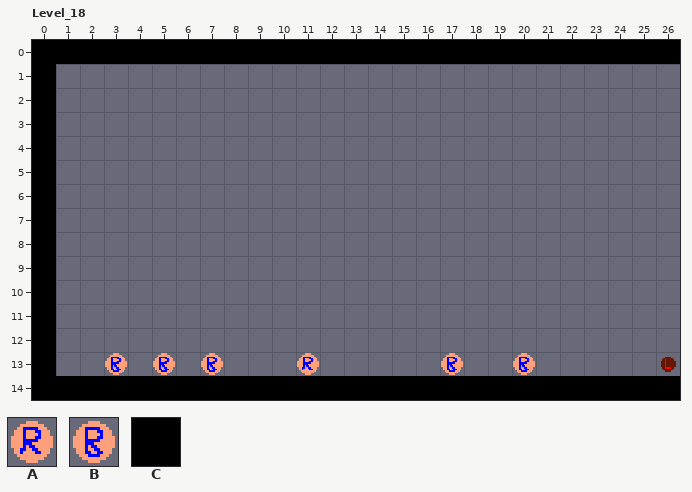
One commit to this LDtk project: Assets/Game/World/LDtk/Waterfall.ldtk. That is the earlier state.
Cells are 16x16 px. Shown: Level_18 x 0..26, y 0..14. The commit also changed other parts of the map, which this record leaves out.
Key: from "Entities": A 19, B 20; from "Ground": C 0.
_ is an empty cell.
Layers that did not change in this view are not listed.
Layer "Ground" before, first column x 0:
 0 CCCCCCCCCCCCCCCCCCCCCCCCCCC
 1 C__________________________
 2 C__________________________
 3 C__________________________
 4 C__________________________
 5 C__________________________
 6 C__________________________
 7 C__________________________
 8 C__________________________
 9 C__________________________
10 C__________________________
11 C__________________________
12 C__________________________
13 C__________________________
14 CCCCCCCCCCCCCCCCCCCCCCCCCCC
Layer "Entities" before, first column x 0:
 0 ___________________________
 1 ___________________________
 2 ___________________________
 3 ___________________________
 4 ___________________________
 5 ___________________________
 6 ___________________________
 7 ___________________________
 8 ___________________________
 9 ___________________________
10 ___________________________
11 ___________________________
12 ___________________________
13 ___B_B_B___A_____B__B______
14 ___________________________
After the commit:
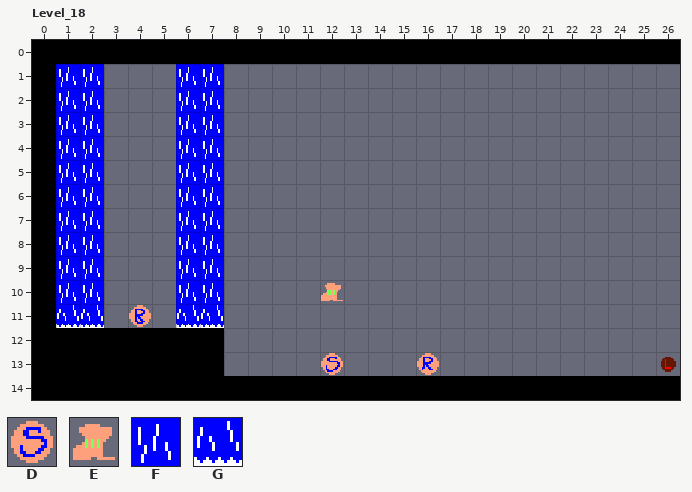
Further tiles: from "Entities": D 18, E 41; from "Water": F 1, G 3.
Edits made:
Layer "Ground":
y 12..13: x 1..7 _______ -> CCCCCCC
Layer "Water":
y 1..10: x 1..2 __ -> FF; x 6..7 __ -> FF
y 11: x 1..2 __ -> GG; x 6..7 __ -> GG
Layer "Entities":
y 10: x 12 _ -> E
y 11: x 4 _ -> B
y 13: x 3 B -> _; x 5 B -> _; x 7 B -> _; x 11..12 A_ -> _D; x 16..17 _B -> A_; x 20 B -> _
